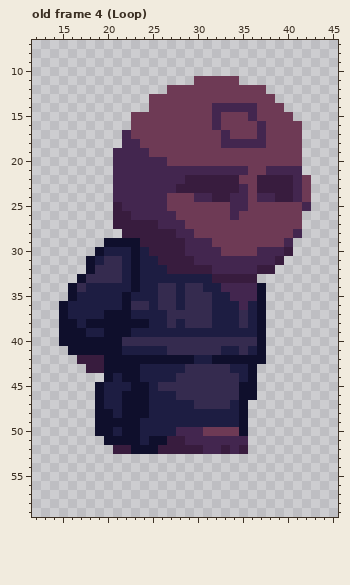
Two versions of one pixel-art file, platformer-jam/Sprites/char.aseprite. This is how it looked before the edit.
64x64 pixels, 8 frames. Shown: old frame 4 (Loop): x 12..45, y 7..59. The commit also changed other frames, which this record leaves out.
The result:
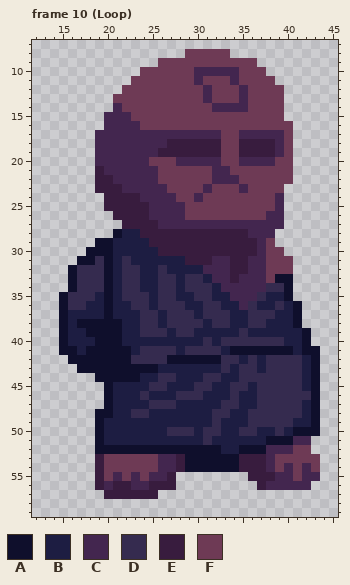
Palette (. is transparent): A #0f0f2c  B #1d1d42  C #43264f  D #352b4f  E #381c3e  F #6e3a55
A new or re-ordered frame is compared with the old frame closest to it.
Changes in this commit:
frames 8 -> 11
Changed rows in their new state; - is an unchanged pixel.
Frame 10 (Loop) is new; against old frame 4 (Loop), layers "Layer 5", "Layer 3":
first column x 15:
 8 --------------FFFFF----------
 9 -----------FFFFFFFFFFF-------
10 ---------FFFFFFCCCCCFFF------
11 --------FFFFFFFC---CFFFF-----
12 -------FFFFF----C---C--FF----
13 ------FFFF------C---C---F----
14 ------CFFF-----------F-------
15 -----CCC---------F---F---.---
16 -----CCCC--------F----F---.--
17 ----CCC-CCCCCCCCCCF-CC-CC-.--
18 ----CCC--CCCEEEEEEFFEEEEC-.--
19 ----CC----CEEEEEEE--EEEEC-.--
20 ----CC----FF-CCCCC--CCCC--.--
21 ----EC-----FFFFFF--FF--FFF.--
22 ----EE-----FFFFFFCCC--FFFF..-
23 ----EEE-----FFFFCFFF--FFF...-
24 -----EEEE---C---FFFFF-FFC...-
25 -----E-EEE--CC-----FF---C...-
26 --------EE---C-----F---CC..--
27 ------.-------CCCCCCCCCCC..--
28 ------ABB----EEEEEEEECCC...--
29 ----A-BBBB----EEEEEEEEC-..---
30 ---A-A--B-B---EEEEEEEE-FF.---
31 --A-DABDB--BBB-EE--EE--FFF---
32 -ADD-ABDD--DBBBBC--EE-CFFF---
33 -AD--ABDD--DD-DD-CC-CCCFAA---
34 ---DDA-DD-------D-----CDDA---
35 ADDD-A-DDD----B-------DBBA---
36 -DD--A-B-----DBB-D---DBBDBA--
37 ------BB-DD----B-DD-BDDDBBA--
38 -BA----BBDD--D--BDD-BDDBBBA--
39 -BBAA--B-DDD-DD-----D-BBBBBA-
40 -BBB---BBBBBBBBB-B----DDDBBA-
41 A-B----A-DDD-B-----AAA-AAABAA
42 -AAAA---DDDD---AA-DDBDBDDDDBA
43 --AAA----AA---BBBB--DDBDDDDBA
44 ----A-A----DDBBB--BBDDDDDDDBA
45 ----.A--BBD-BBB--BB-DBDDDDDBA
46 ----.A-BBD------BBB-BBDDDDDDA
47 ----.A-BBBDDD--BBB-DBBDDDDDBA
48 -------BDD-------DD-BDDDDDDBA
49 -----BBBB--------D--BDDDDDBBA
50 -----B-BB---DDDBDDBBDDBBDBAAA
51 ----ABBBB-BBBBBBDBBBBBBAAACC-
52 ----AAAA---AAAAAAABBAAACCCFF-
53 ----EFFFFFFCCEAAAAAAEEECFFFFF
54 ----EFFFFFFCCEAAAAAAEEECFCFCF
55 ----EFCFCFCCE--------EEECCFCC
56 ----ECEECCEEE---------ECCCCC-
57 -----EEEEEE------------------
